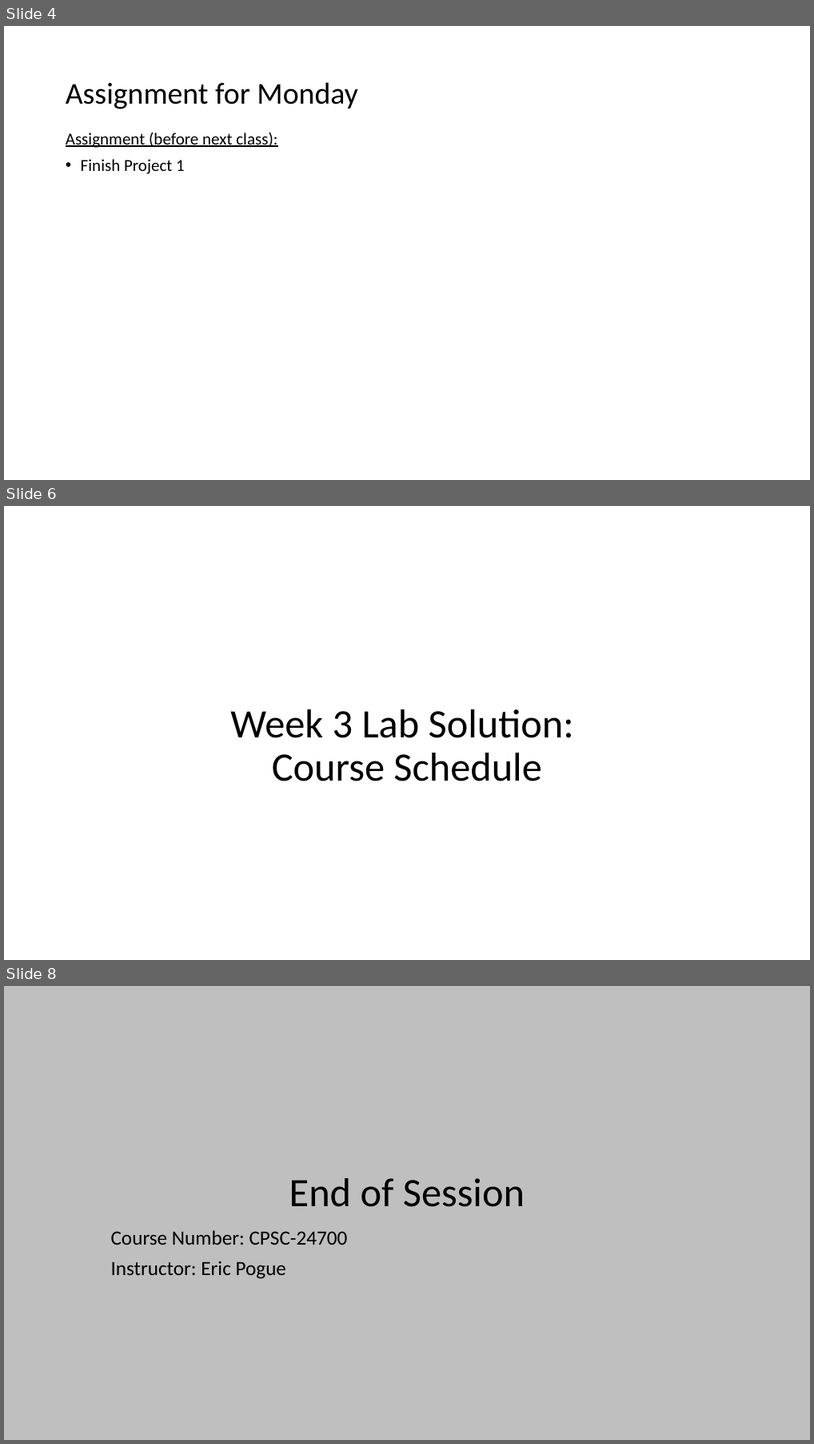
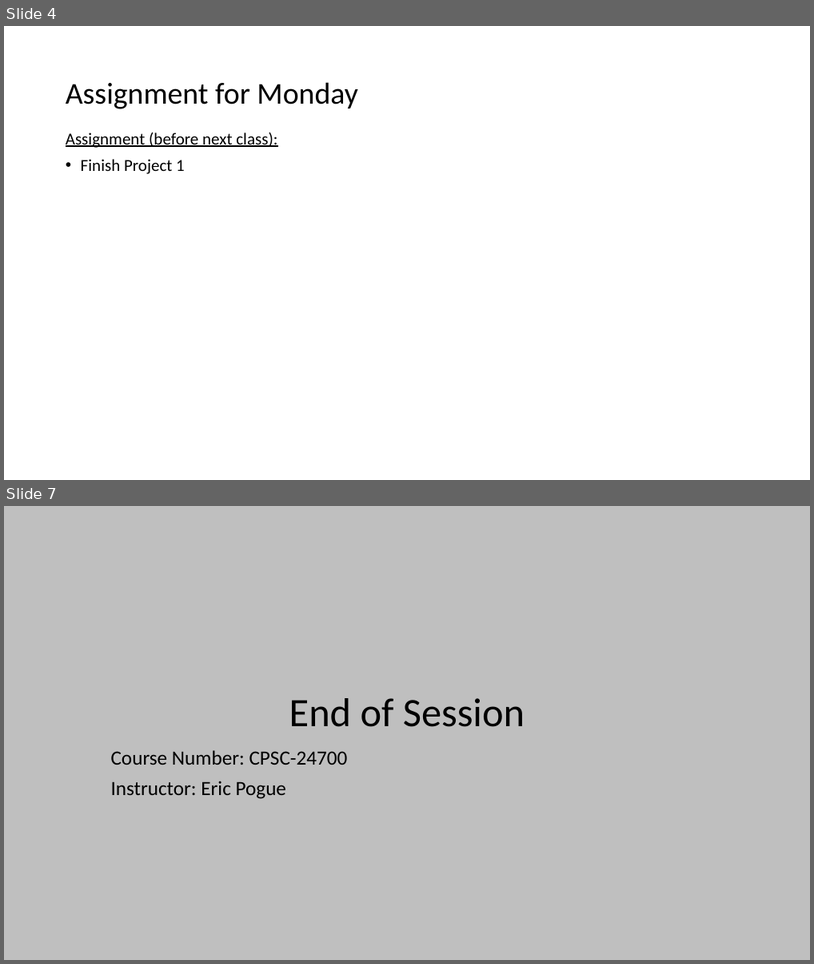
Before and after one commit to EricJPogue/www-epogue-info, a slide deck: CPSC-24700/Presentations/session-08.pptx. Shown one above the other, each under a label of ours: slides 4, 6 and 8 before the commit, slides 4 and 7 after it; the slides between them are not shown. The pictures are 814x1444 and 814x964 pixels, drawn with LibreOffice and Linux fonts; fonts in the diff are those of the drawing. Boxes give left, top, right and bottom in pixels: in the first picture for what was removed or moved away, otherwise in the second. Text is boxed around its words. In the diff, an @@ line names an element or a change of style, - is before the commit and + after.

```diff
--- a/CPSC-24700/Presentations/session-08.pptx
+++ b/CPSC-24700/Presentations/session-08.pptx
@@ slide 6 removed at bbox=[4, 506, 810, 960], background #FFFFFF @@
@@ title removed at bbox=[230, 709, 574, 781] @@
-Week 3 Lab Solution:
-Course Schedule
@@ what was slide 8 is now slide 7 @@
```
Also in this commit, not shown: 2 slides changed, 9 other files.
